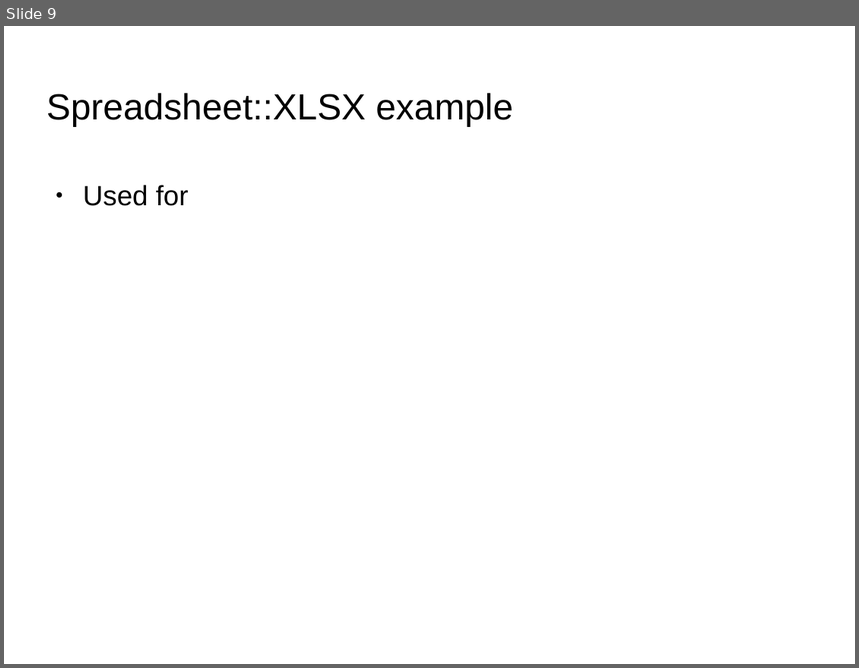
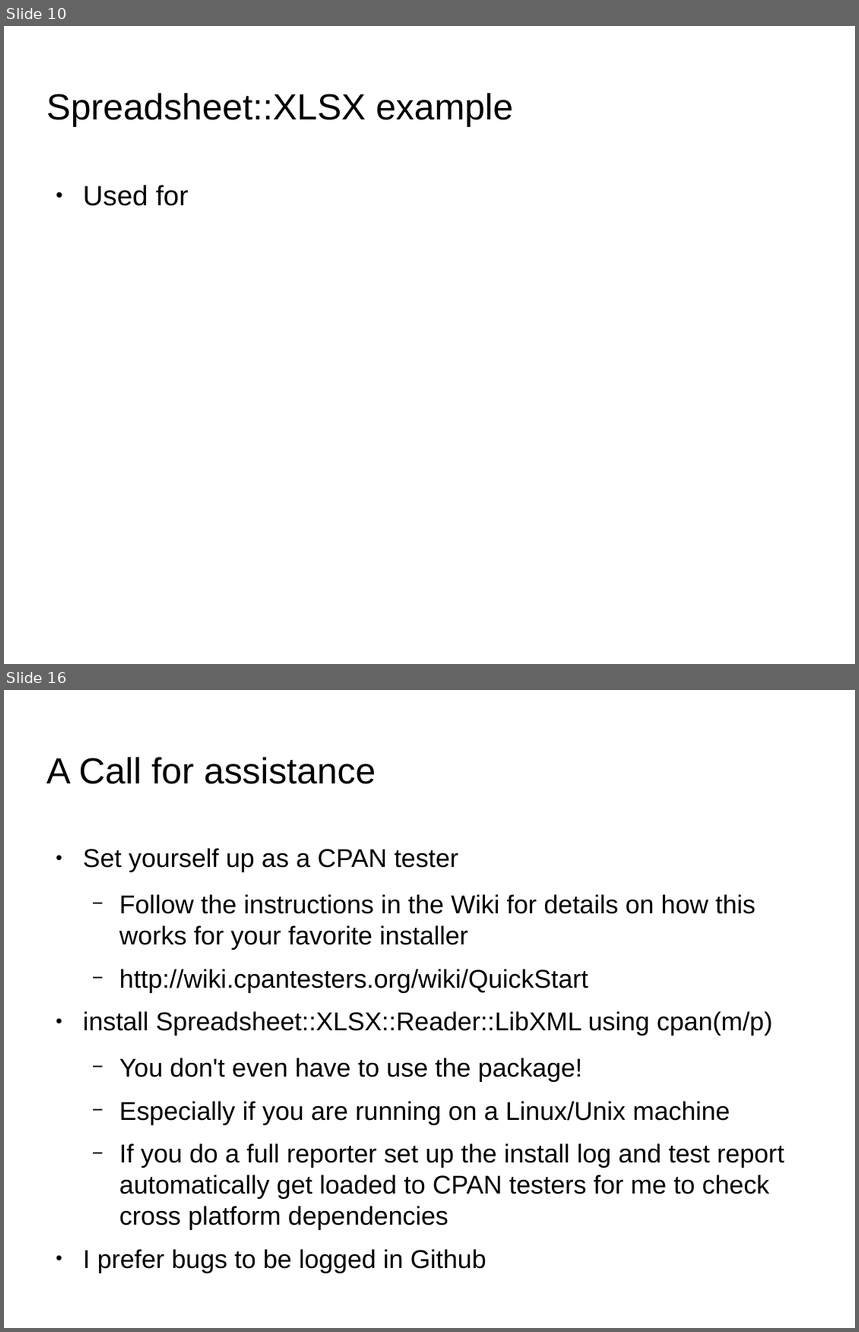
Before and after one commit to jandrew/Spreadsheet-XLSX-Reader-LibXML, a slide deck: SVPerlTalk.odp. Shown one above the other, each under a label of ours: slide 9 before the commit, slides 10 and 16 after it; the slides between them are not shown. The pictures are 859x668 and 859x1332 pixels, drawn with LibreOffice and Linux fonts; fonts in the diff are those of the drawing; background and template pictures are left out. Boxes give left, top, right and bottom in pixels: in the first picture for what was removed or moved away, otherwise in the second. Text is boxed around its words. In the diff, an @@ line names an element or a change of style, - is before the commit and + after.

```diff
--- a/SVPerlTalk.odp
+++ b/SVPerlTalk.odp
@@ slide 16 added at (4,690,855,1328), background picture (left out) @@
@@ title added at (47,757,376,784), 33.9 pt, text #000000 @@
+A Call for assistance
@@ text added at (83,848,784,1273), 24.1 pt, text #000000 @@
+● Set yourself up as a CPAN tester
+  − Follow the instructions in the Wiki for details on how this works for your favorite installer
+  − http://wiki.cpantesters.org/wiki/QuickStart
+● install Spreadsheet::XLSX::Reader::LibXML using cpan(m/p)
+  − You don't even have to use the package!
+  − Especially if you are running on a Linux/Unix machine
+  − If you do a full reporter set up the install log and test report automatically get loaded to CPAN testers for me to check cross platform dependencies
+● I prefer bugs to be logged in Github
@@ what was slide 9 is now slide 10 @@
```
Also in this commit, not shown: 3 slides changed, 6 other slides added, 28 other files.
